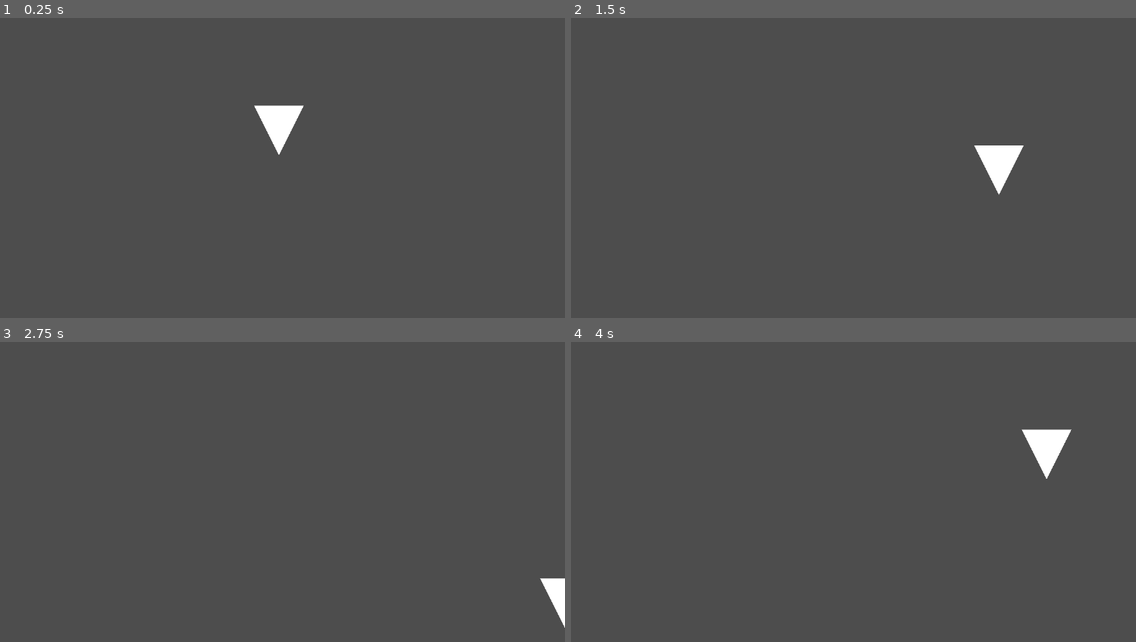
Above: before the commit, frames 1-4 (two rows, left to right).
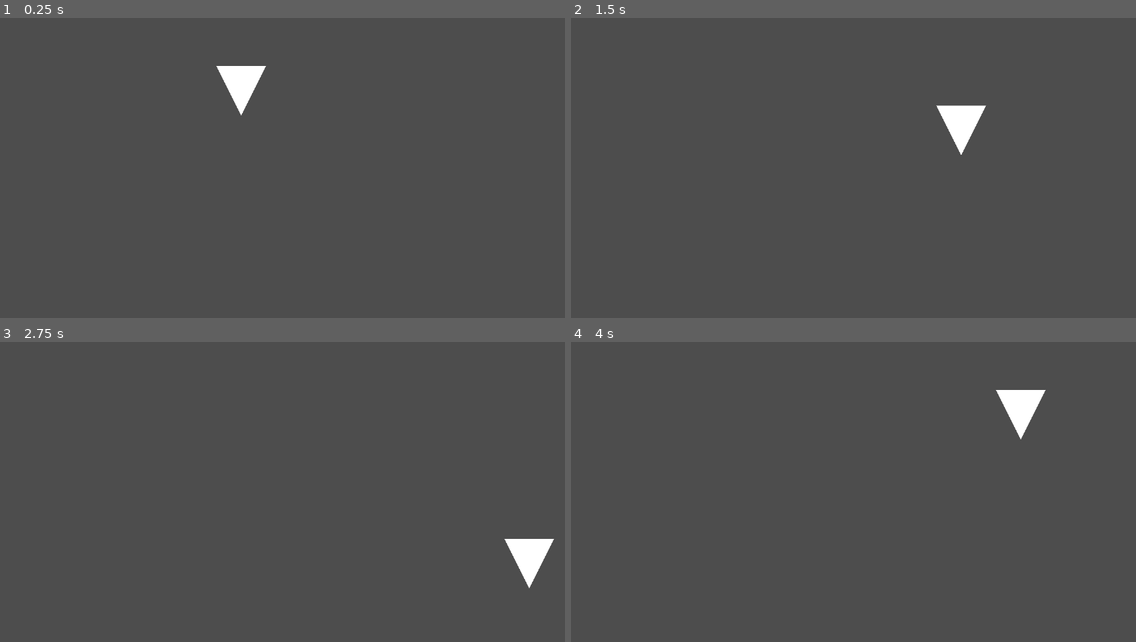
Above: after the commit, the same moments.

Repository: evanboerchers/asteroids
Game: Godot game, scene res://main.tscn
Two runs of this game, one before a commit and one after it. Both use one fixed random seed, a clock stepped at 60 frames per second and the inputs below. Before the commit the project has no main scene; this scene is started directly in both runs.
Inputs:
- Up to frame 1 (0.25 s): no input
- Up to frame 2 (1.5 s): tap Enter at 0.5 s; hold D (move_right) 0.53-1.28 s; hold S (move_down) from 1.28 s (still down)
- Up to frame 3 (2.75 s): release S (move_down) at 2.03 s; hold D (move_right) from 2.03 s (still down)
- Up to frame 4 (4 s): release D (move_right) at 2.78 s; hold W (move_up) 2.78-3.53 s; hold A (move_left) from 3.53 s (still down)

The runs differ from the first frame. In frame 1, 1.5% of the frame differs, in the area x 38-54%, y 15-46%; in frame 2, 1.5%; in frame 3, 1.1%; in frame 4, 1.5%.

Commit message:
main scene work

Diff:
--- a/asteroid.gd
+++ b/asteroid.gd
@@ -1,4 +1,4 @@
 extends RigidBody2D
 
 func _on_visible_on_screen_notifier_2d_screen_exited():
-    queue_free()
+	queue_free()
--- a/main.gd
+++ b/main.gd
@@ -2,3 +2,45 @@
 
 @export var asteroid_scene: PackedScene
 var score
+
+func _ready():
+	new_game()
+
+func game_over() -> void:
+	$AsteroidTimer.stop()
+
+func new_game() -> void:
+	score = 0
+	$Player.start($StartPosition.position)
+	$StartTimer.start()
+
+func _on_score_timer_timeout():
+	score += 1
+
+func _on_start_timer_timeout():
+	$AsteroidTimer.start()
+
+func _on_asteroid_timer_timeout():
+	# Create a new instance of the Mob scene.
+	var asteroid = asteroid_scene.instantiate()
+
+	# Choose a random location on Path2D.
+	var asteroid_spawn_location = $AsteroidPath/AsteroidSpawnLocation
+	asteroid_spawn_location.progress_ratio = randf()
+
+	# Set the mob's position to the random location.
+	asteroid.position = asteroid_spawn_location.position
+
+	# Set the mob's direction perpendicular to the path direction.
+	var direction = asteroid_spawn_location.rotation + PI / 2
+
+	# Add some randomness to the direction.
+	direction += randf_range(-PI / 4, PI / 4)
+	asteroid.rotation = direction
+
+	# Choose the velocity for the mob.
+	var velocity = Vector2(randf_range(150.0, 250.0), 0.0)
+	asteroid.linear_velocity = velocity.rotated(direction)
+
+	# Spawn the mob by adding it to the Main scene.
+	add_child(asteroid)
--- a/main.tscn
+++ b/main.tscn
@@ -17,11 +17,20 @@
 [node name="Player" parent="." instance=ExtResource("3_lquwl")]
 position = Vector2(576, 320)
 
+[node name="StartTimer" type="Timer" parent="."]
+wait_time = 2.0
+one_shot = true
+
 [node name="AsteroidTimer" type="Timer" parent="."]
 
 [node name="StartPosition" type="Marker2D" parent="."]
+position = Vector2(500, 240.025)
 
 [node name="AsteroidPath" type="Path2D" parent="."]
 curve = SubResource("Curve2D_7mycd")
 
 [node name="AsteroidSpawnLocation" type="PathFollow2D" parent="AsteroidPath"]
+position = Vector2(576, 283)
+
+[connection signal="timeout" from="StartTimer" to="." method="_on_start_timer_timeout"]
+[connection signal="timeout" from="AsteroidTimer" to="." method="_on_asteroid_timer_timeout"]
--- a/player.gd
+++ b/player.gd
@@ -4,6 +4,11 @@
 
 @export var speed = 400
 var screen_size
+
+func start(pos):
+	position = pos
+	show()
+	$CollisionPolygon2D.disabled = false
 
 func _ready() -> void:
 	screen_size = get_viewport_rect().size
@@ -27,7 +32,6 @@
 
 
 func _on_body_entered(_body):
-	hide() # Player disappears after being hit.
+	hide()
 	hit.emit()
-	# Must be deferred as we can't change physics properties on a physics callback.
 	$CollisionPolygon2D.set_deferred("disabled", true)
--- a/project.godot
+++ b/project.godot
@@ -11,6 +11,7 @@
 [application]
 
 config/name="Asteroids"
+run/main_scene="uid://c2kr8gxbmvwch"
 config/features=PackedStringArray("4.4", "Mobile")
 config/icon="res://icon.svg"
 
